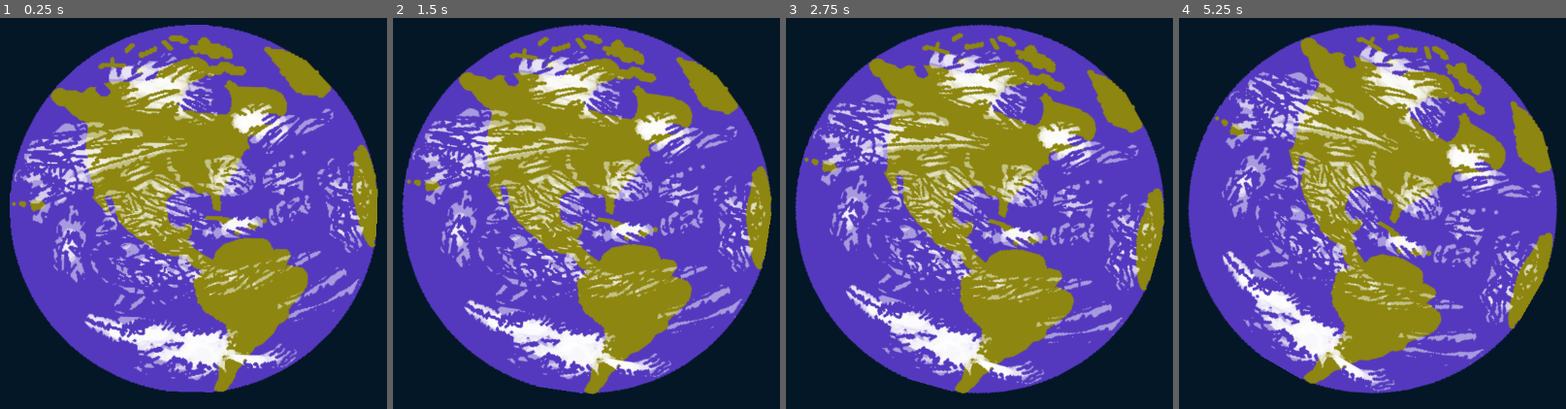
Above: before the commit, frames 1-4 (left to right).
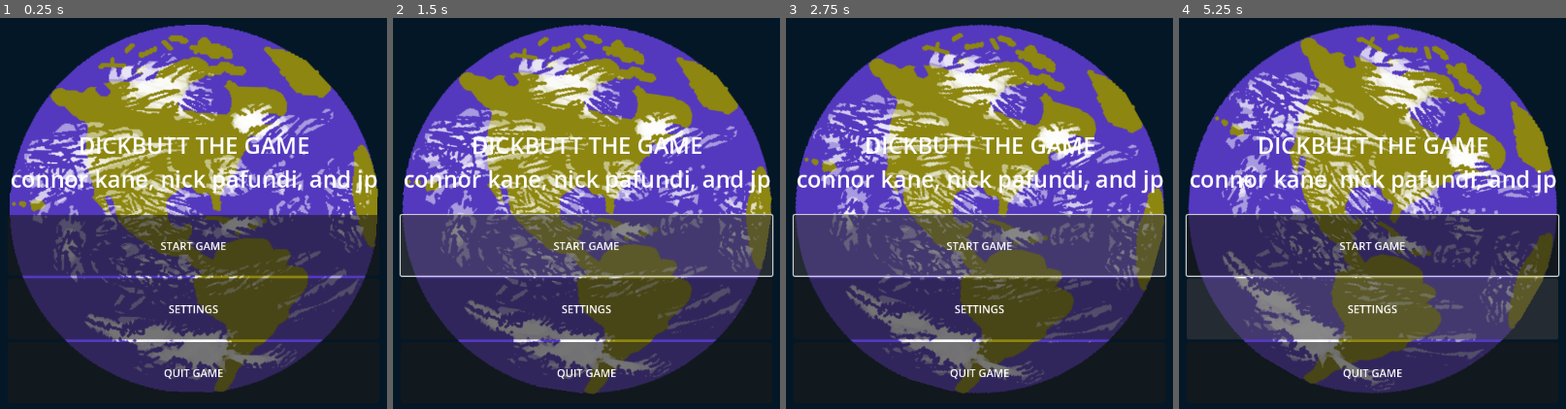
Above: after the commit, the same moments.

Repository: JPGFG/ld24
Game: Godot game, scene res://ui/start_menu.tscn
Two runs of this game, one before a commit and one after it. Both use one fixed random seed, a clock stepped at 60 frames per second and the inputs below. The project has no main scene, so this scene is started directly.
Inputs (mouse positions are in pixels of both pictures, inside the frame that each line leads up to):
- Up to frame 1 (0.25 s): no input
- Up to frame 2 (1.5 s): click (586, 244) at 0.5 s, where only the run after the commit has a clickable "START GAME"; click (586, 244) at 1.25 s, where only the run after the commit has a clickable "START GAME"
- Up to frame 3 (2.75 s): click (979, 244) at 2 s, where only the run after the commit has a clickable "START GAME"
- Up to frame 4 (5.25 s): move the mouse to (1542, 182) at 2.77 s; move the mouse to (1217, 229) at 3.52 s; move the mouse to (1449, 111) at 4.27 s; move the mouse to (1333, 291) at 5.02 s

The runs differ from the first frame. In frame 1, 36% of the frame differs, in the area x 2-98%, y 30-96%; in frame 2, 37%; in frame 3, 37%; in frame 4, 39%, in the area x 1-99%, y 30-97%.

Commit message:
initial start menu design

Diff:
--- a/scenes/game-board/gameboard.tscn
+++ b/scenes/game-board/gameboard.tscn
@@ -2,7 +2,7 @@
 
 [ext_resource type="Script" path="res://scripts/game-state-machines/game-state-machine.gd" id="1_4hyl4"]
 [ext_resource type="Script" path="res://scripts/controllers/game-controller.gd" id="1_a3i36"]
-[ext_resource type="Script" path="res://scenes/game-board/ui-controller.gd" id="2_dp5jn"]
+[ext_resource type="Script" path="res://scripts/controllers/ui-controller.gd" id="2_dp5jn"]
 [ext_resource type="Script" path="res://scripts/game-state-machines/game-state-base.gd" id="2_dwdl8"]
 [ext_resource type="Script" path="res://scripts/game-state-machines/states/turn-start.gd" id="3_loohh"]
 
--- a/scripts/controllers/card_standin.gd
+++ /dev/null
@@ -1,12 +0,0 @@
-extends TextureRect
-
-@export var label_text: String
-
-func _on_area_2d_mouse_entered():
-	self.scale.x = 1.2
-	self.scale.y = 1.2
-
-
-func _on_area_2d_mouse_exited():
-	self.scale.x = 1
-	self.scale.y = 1
--- a/ui/start_menu.tscn
+++ b/ui/start_menu.tscn
@@ -6,6 +6,8 @@
 
 [sub_resource type="LabelSettings" id="LabelSettings_iiylu"]
 font_size = 34
+
+[sub_resource type="Theme" id="Theme_kudj6"]
 
 [sub_resource type="SpriteFrames" id="SpriteFrames_cm21h"]
 animations = [{
@@ -128,7 +130,6 @@
 script = ExtResource("2_itqaa")
 
 [node name="Label" type="Label" parent="."]
-visible = false
 layout_mode = 1
 anchors_preset = 8
 anchor_left = 0.5
@@ -147,7 +148,6 @@
 horizontal_alignment = 1
 
 [node name="MarginContainer" type="MarginContainer" parent="."]
-visible = false
 layout_mode = 1
 anchors_preset = 15
 anchor_right = 1.0
@@ -166,6 +166,7 @@
 [node name="Button" type="Button" parent="MarginContainer/VBoxContainer"]
 layout_mode = 2
 size_flags_vertical = 3
+theme = SubResource("Theme_kudj6")
 icon_alignment = 1
 
 [node name="Label" type="Label" parent="MarginContainer/VBoxContainer/Button"]
@@ -187,6 +188,7 @@
 [node name="Button2" type="Button" parent="MarginContainer/VBoxContainer"]
 layout_mode = 2
 size_flags_vertical = 3
+theme = SubResource("Theme_kudj6")
 icon_alignment = 1
 
 [node name="Label" type="Label" parent="MarginContainer/VBoxContainer/Button2"]
@@ -207,6 +209,7 @@
 [node name="Button3" type="Button" parent="MarginContainer/VBoxContainer"]
 layout_mode = 2
 size_flags_vertical = 3
+theme = SubResource("Theme_kudj6")
 icon_alignment = 1
 
 [node name="Label" type="Label" parent="MarginContainer/VBoxContainer/Button3"]
Renamed: scenes/game-board/ui-controller.gd -> scripts/controllers/ui-controller.gd
Not shown: 1 places in ui/start_menu.tscn that only renumber resources
